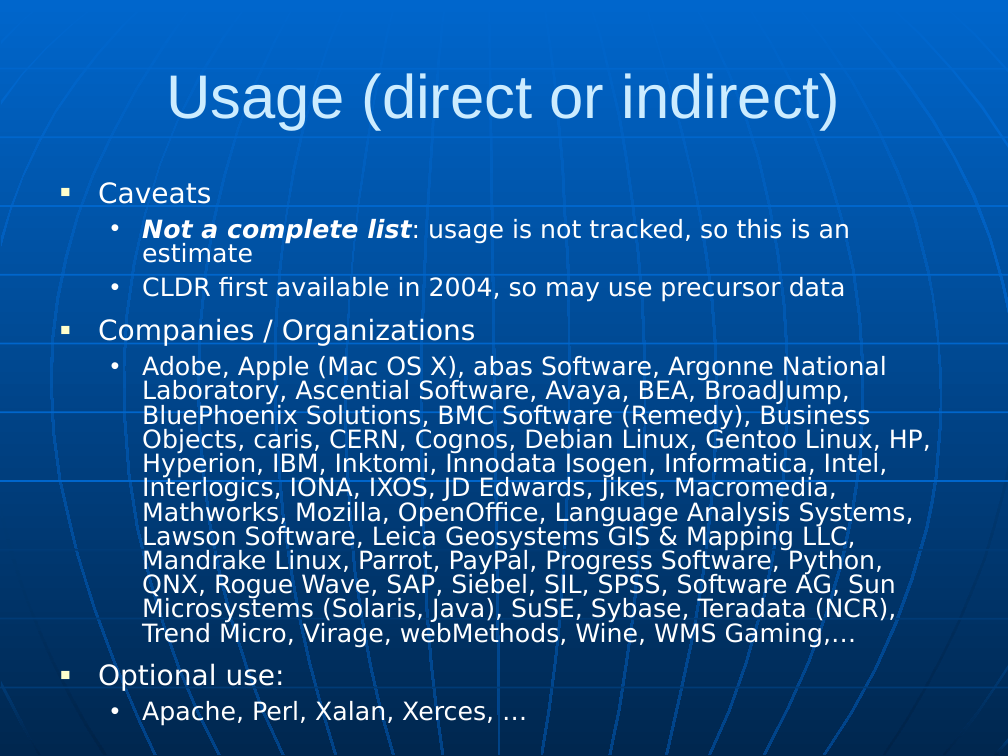
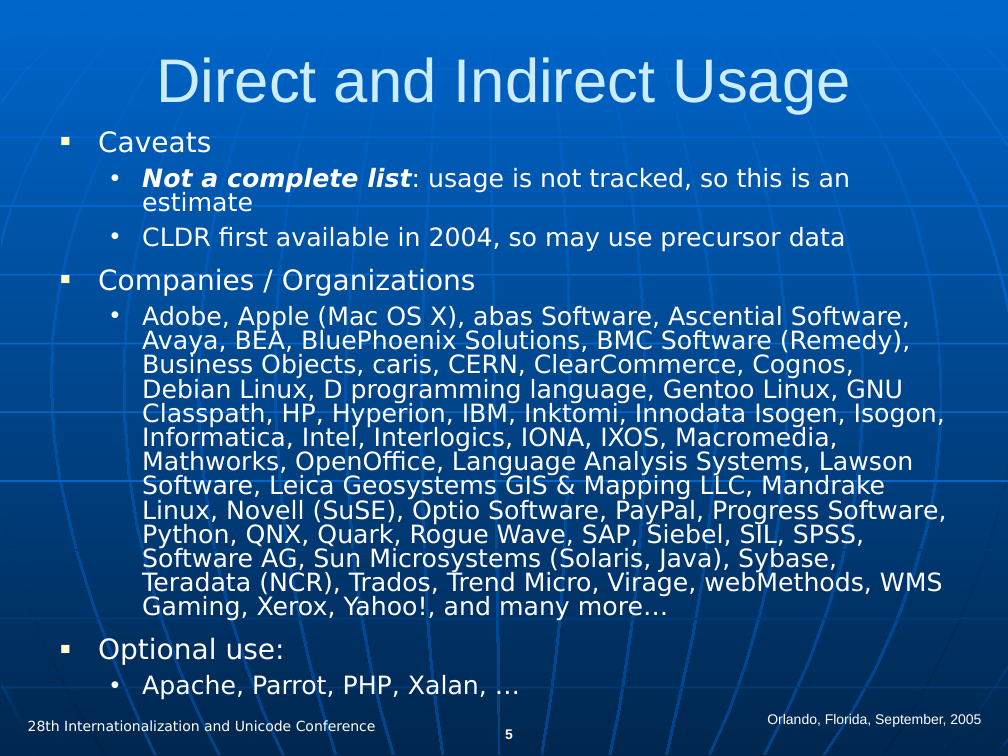
Before and after one commit to unicode-org/cldr, a slide deck: slide 5 of docs/presentations/cldr_overview.ppt (slide 8 before the commit). Drawn at 1008x756 pixels with LibreOffice and Linux fonts; fonts in the diff are those of the drawing. Boxes give left, top, right and bottom in pixels: in the first picture for what was removed or moved away, otherwise in the second. Text is boxed around its words. In the diff, an @@ line names an element or a change of style, - is before the commit and + after.

Commit message:
CLDR-0 New IUC 28 presentation
X-SVN-Rev: 1265

```diff
--- a/docs/presentations/cldr_overview.ppt
+++ b/docs/presentations/cldr_overview.ppt
@@ title at (x1=156, y1=57, x2=851, y2=114): text changed @@
-Usage (direct or indirect)
+Direct and Indirect Usage
@@ text "Caveats" moved from (x1=98, y1=182, x2=931, y2=727) to (x1=98, y1=131, x2=947, y2=700) @@
@@ text at (x1=142, y1=306, x2=947, y2=621): text changed @@
-  • Adobe, Apple (Mac OS X), abas Software, Argonne National Laboratory, Ascential Software, Avaya, BEA, BroadJump, BluePhoenix Solutions, BMC Software (Remedy), Business Objects, caris, CERN, Cognos, Debian Linux, Gentoo Linux, HP, Hyperion, IBM, Inktomi, Innodata Isogen, Informatica, Intel, Interlogics, IONA, IXOS, JD Edwards, Jikes, Macromedia, Mathworks, Mozilla, OpenOffice, Language Analysis Systems, Lawson Software, Leica Geosystems GIS & Mapping LLC, Mandrake Linux, Parrot, PayPal, Progress Software, Python, QNX, Rogue Wave, SAP, Siebel, SIL, SPSS, Software AG, Sun Microsystems (Solaris, Java), SuSE, Sybase, Teradata (NCR), Trend Micro, Virage, webMethods, Wine, WMS Gaming,…
+  • Adobe, Apple (Mac OS X), abas Software, Ascential Software, Avaya, BEA, BluePhoenix Solutions, BMC Software (Remedy), Business Objects, caris, CERN, ClearCommerce, Cognos, Debian Linux, D programming language, Gentoo Linux, GNU Classpath, HP, Hyperion, IBM, Inktomi, Innodata Isogen, Isogon, Informatica, Intel, Interlogics, IONA, IXOS, Macromedia, Mathworks, OpenOffice, Language Analysis Systems, Lawson Software, Leica Geosystems GIS & Mapping LLC, Mandrake Linux, Novell (SuSE), Optio Software, PayPal, Progress Software, Python, QNX, Quark, Rogue Wave, SAP, Siebel, SIL, SPSS, Software AG, Sun Microsystems (Solaris, Java), Sybase, Teradata (NCR), Trados, Trend Micro, Virage, webMethods, WMS Gaming, Xerox, Yahoo!, and many more…
@@ text at (x1=142, y1=673, x2=487, y2=700): text changed @@
-  • Apache, Perl, Xalan, Xerces, …
+  • Apache, Parrot, PHP, Xalan, …
@@ text added at (x1=28, y1=719, x2=376, y2=734), 10 pt, text #FFFFFF @@
+28th Internationalization and Unicode Conference
@@ text added at (x1=767, y1=713, x2=981, y2=728), 10 pt, text #FFFFFF @@
+Orlando, Florida, September, 2005
@@ page number added at (x1=505, y1=729, x2=513, y2=739), 10 pt, text #FFFFFF, bold @@
+5
```
Also in this commit, not shown: 14 other slides changed, 16 slides added, 5 slides removed.
